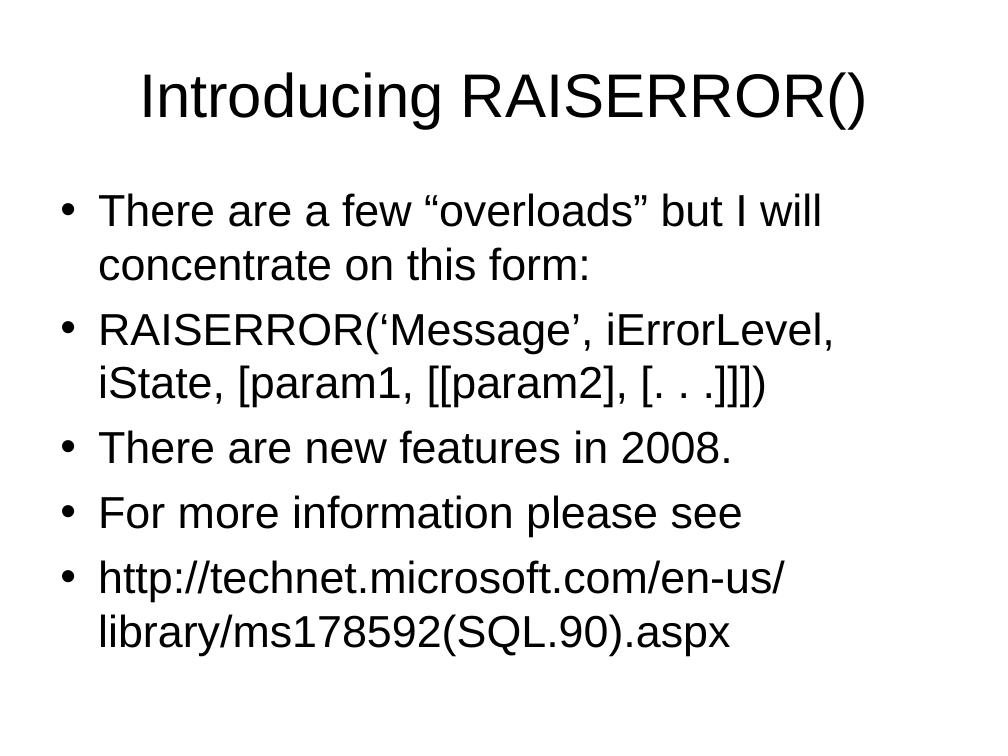
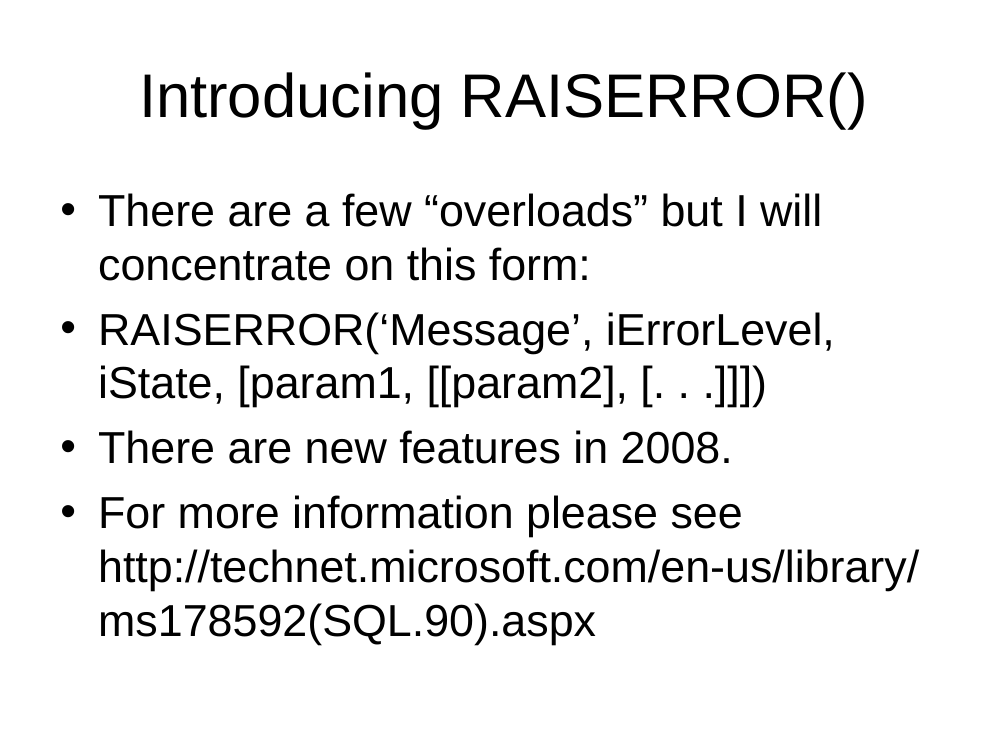
Before and after one commit to LIPHP/Employee-Contact-List, a slide deck: slide 15 of Docs/Using Microsoft SQL Server with PHP.ppt (slide 14 before the commit). Drawn at 1008x756 pixels with LibreOffice and Linux fonts; fonts in the diff are those of the drawing. Boxes give left, top, right and bottom in pixels: in the first picture for what was removed or moved away, otherwise in the second. Text is boxed around its words. In the diff, an @@ line names an element or a change of style, - is before the commit and + after.

Commit message:
Removed browser detection. Added a raiserror() example script. Added Connect()/Disconnect() methods to the data access layer.

```diff
--- a/Docs/Using Microsoft SQL Server with PHP.ppt
+++ b/Docs/Using Microsoft SQL Server with PHP.ppt
@@ text at (98,495,919,645): text changed @@
-• For more information please see
-• http://technet.microsoft.com/en-us/library/ms178592(SQL.90).aspx
+• For more information please see
+  http://technet.microsoft.com/en-us/library/ms178592(SQL.90).aspx
```
Also in this commit, not shown: 9 other slides changed, 5 slides added, 2 slides removed, 6 other files.
